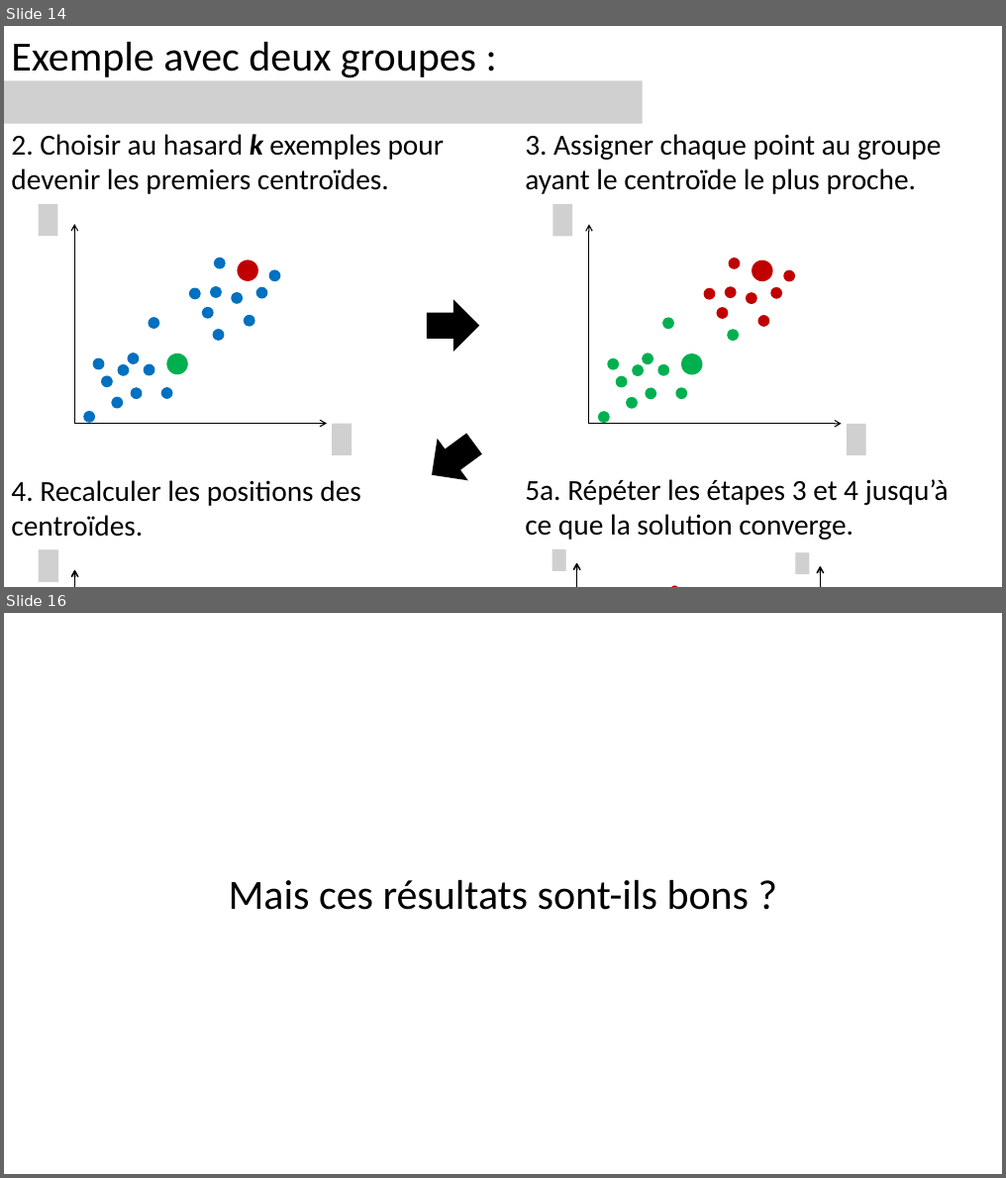
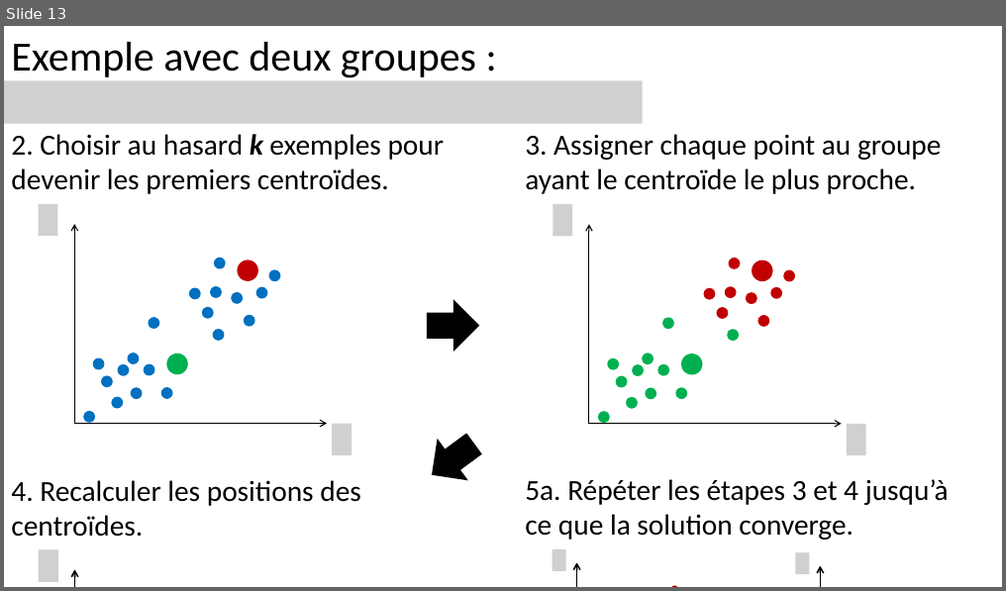
Before and after one commit to pnplab/ML_CRIUSMM, a slide deck: cours_4/img/cours_4.pptx. Shown one above the other, each under a label of ours: slides 14 and 16 before the commit, slide 13 after it; the slides between them are not shown. The pictures are 1006x1178 and 1006x591 pixels, drawn with LibreOffice and Linux fonts; fonts in the diff are those of the drawing; grey boxes stand for pictures; background and template pictures are left out. Boxes give left, top, right and bottom in pixels: in the first picture for what was removed or moved away, otherwise in the second. Text is boxed around its words. In the diff, an @@ line names an element or a change of style, - is before the commit and + after.

```diff
--- a/cours_4/img/cours_4.pptx
+++ b/cours_4/img/cours_4.pptx
@@ slide 16 removed at (4,613,1002,1174), background #FFFFFF @@
@@ text removed at (229,880,749,910) @@
-Mais ces résultats sont-ils bons ?
@@ what was slide 14 is now slide 13 @@
```
Also in this commit, not shown: 1 slide changed, 1 slide added, 4 other slides removed, 40 other files.
